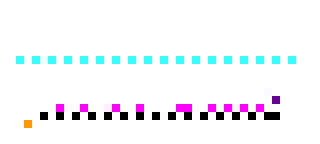
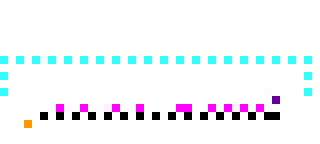
Comparing the layer stacks of the two 320 × 144 images. Changes:
painted on "Layer 1" over (0, 56, 312, 96)
